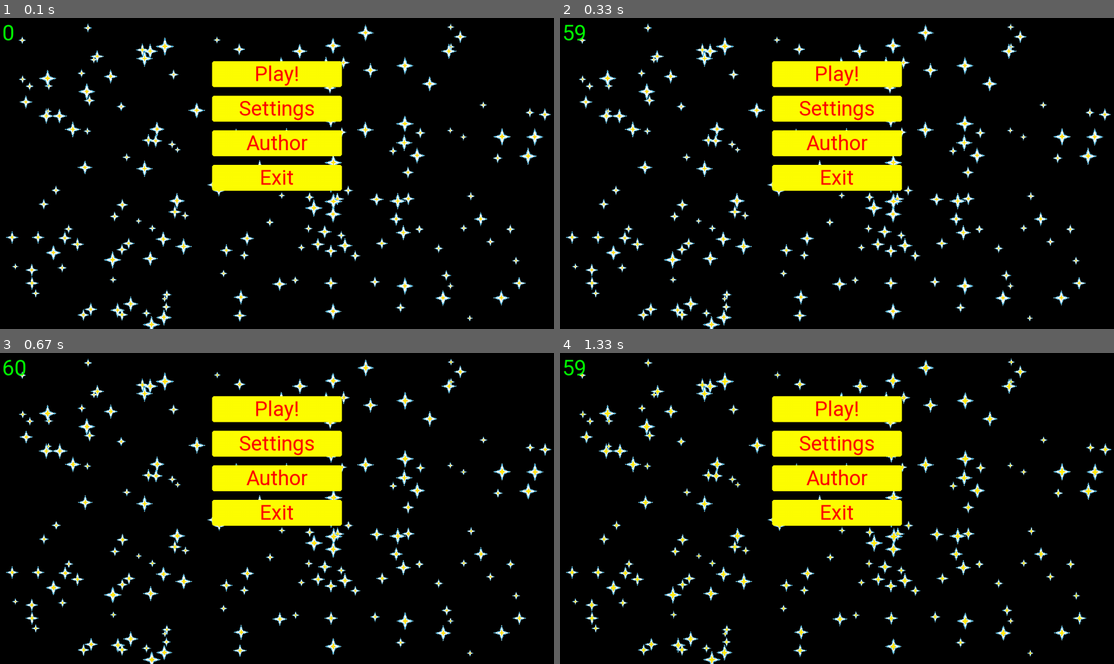
Above: before the commit, frames 1-4 (two rows, left to right).
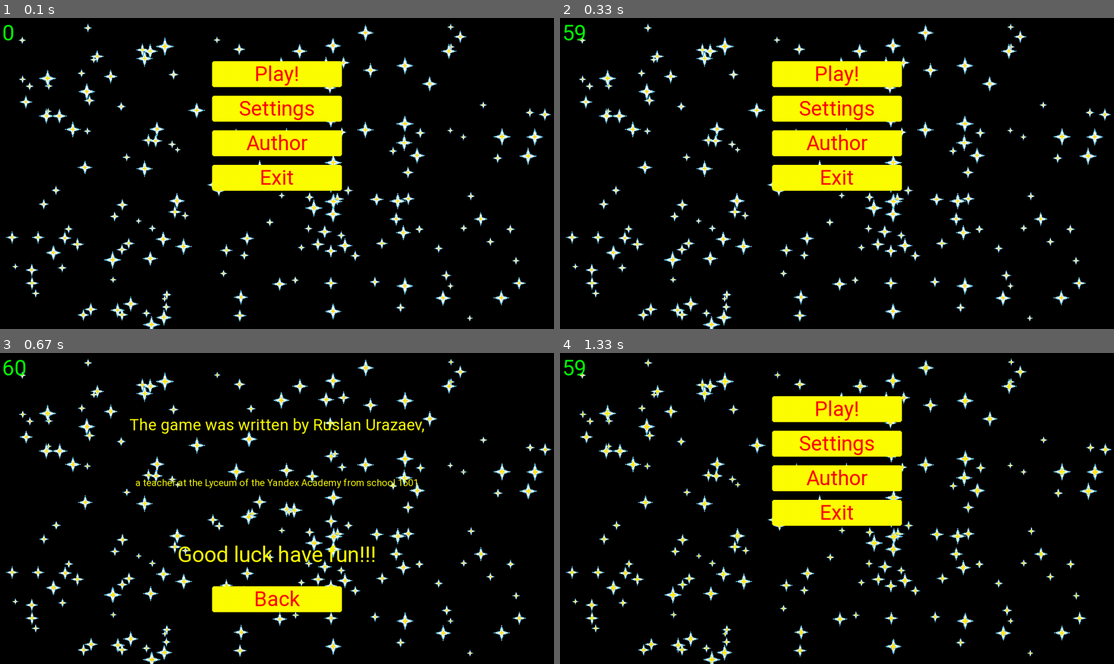
Above: after the commit, the same moments.

Repository: UrazaevR/PyGame_Lyceum
Game: pygame game, started from main.py
Two runs of this game, one before a commit and one after it. Both use one fixed random seed, a clock stepped at 60 frames per second and the inputs below.
Inputs (mouse positions are in pixels of both pictures, inside the frame that each line leads up to):
- Up to frame 1 (0.1 s): no input
- Up to frame 2 (0.33 s): no input
- Up to frame 3 (0.67 s): click "Author" at 0.38 s
- Up to frame 4 (1.33 s): press the mouse at (837, 598) at 1.2 s; move the mouse to (842, 598) at 1.3 s

Frames 1-2 are identical in both runs. In frame 3, 12% of the frame differs, in the area x 23-77%, y 13-84%; in frame 4, nothing differs.

Commit message:
v 1.1.0
The final version of the game (most likely).  Implemented the author's window

Diff:
--- a/main.py
+++ b/main.py
@@ -57,6 +57,21 @@
         self.btn_author = GameButton(self.win, (300, 60), ((self.width - 300) // 2, 260),
                                      'Author', 5, 'yellow', 'yellow',
                                      text_color='Red')
+        self.btn_author.connect(self.author)
+        author_label1 = GameLabel(self.win, (700, 133), ((self.width - 700) // 2, 100),
+                                  text='The game was written by Ruslan Urazaev,',
+                                  color='yellow')
+        author_label2 = GameLabel(self.win, (700, 133), ((self.width - 700) // 2, 234),
+                                  text='a teacher at the Lyceum of the Yandex Academy from school 1501',
+                                  color='yellow')
+        author_label3 = GameLabel(self.win, (700, 133), ((self.width - 700) // 2, 400),
+                                  text='Good luck have fun!!!',
+                                  color='yellow')
+
+        self.btn_back_author = GameButton(self.win, (300, 60), ((self.width - 300) // 2, 540),
+                                          'Back', 5, 'yellow', 'yellow',
+                                          text_color='Red')
+        self.btn_back_author.connect(self.back)
         self.btn_exit = GameButton(self.win, (300, 60), ((self.width - 300) // 2, 340),
                                    'Exit', 5, 'yellow', 'yellow', text_color='Red')
         self.btn_back = GameButton(self.win, (300, 60), ((self.width - 300) // 2, 440),
@@ -92,6 +107,11 @@
         self.screens['settings'].append(self.music_volume)
         self.screens['settings'].append(self.sound_label)
         self.screens['settings'].append(self.sound_volume)
+        self.screens['author'] = []
+        self.screens['author'].append(author_label1)
+        self.screens['author'].append(author_label2)
+        self.screens['author'].append(author_label3)
+        self.screens['author'].append(self.btn_back_author)
         self.score = 0
 
     def play(self) -> None:
@@ -108,12 +128,16 @@
         self.player_and_enemy_group.add(self.player)
         self.playing = True
 
+    def author(self) -> None:
+        """Функция переключения на экран авторства"""
+        self.current_screen = 'author'
+
     def settings(self) -> None:
-        """Кнопка переключения на экран настроек"""
+        """Функция переключения на экран настроек"""
         self.current_screen = 'settings'
 
     def back(self) -> None:
-        """Кнопка возврата в главное меню"""
+        """Функция возврата в главное меню"""
         self.current_screen = 'main'
 
     def game_continue(self) -> None:
